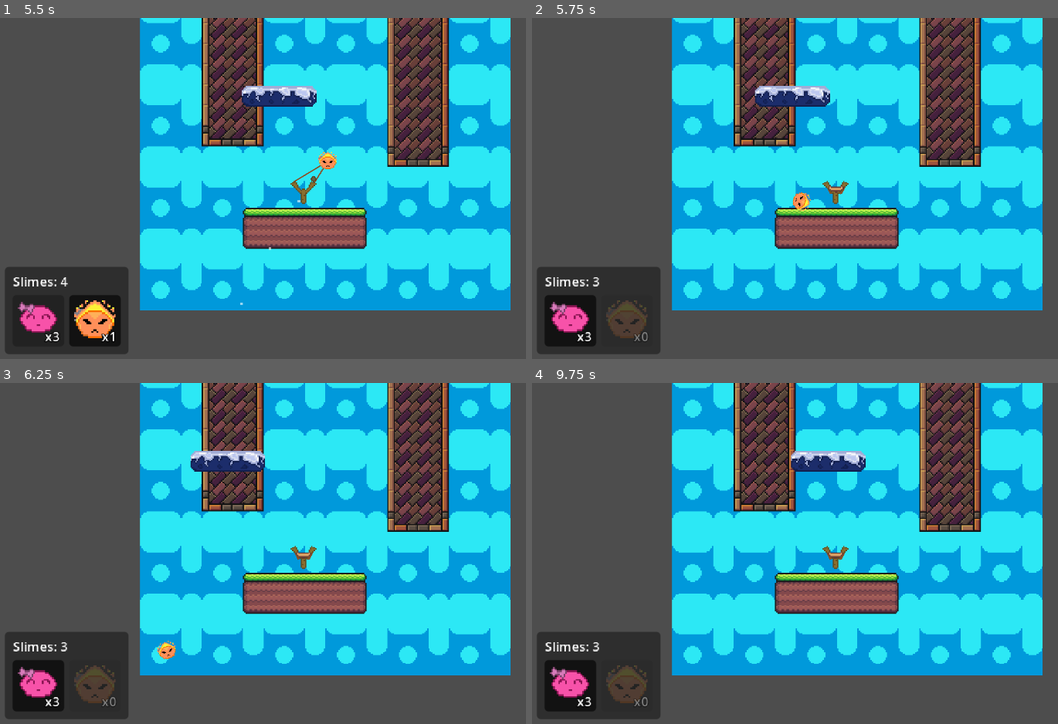
Above: before the commit, frames 1-4 (two rows, left to right).
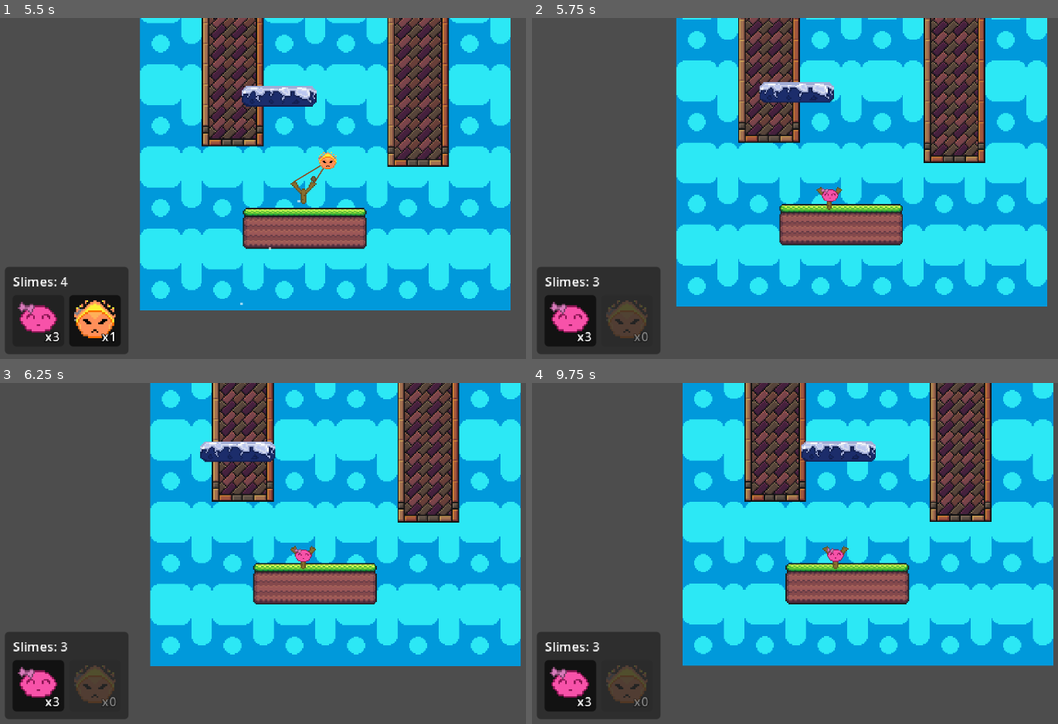
Above: after the commit, the same moments.

Repository: Navarro0k/Slimeterra
Game: Godot game, scene res://Scenes/Levels/Level_1.tscn
Two runs of this game, one before a commit and one after it. Both use one fixed random seed, a clock stepped at 60 frames per second and the inputs below. This scene is started directly instead of the project's main scene.
Inputs (mouse positions are in pixels of both pictures, inside the frame that each line leads up to):
- Up to frame 1 (5.5 s): click "x3" at 0.5 s; click "x1" at 1.25 s; click "x3" at 2 s; click "x1" at 2.75 s; click "x3" at 3.5 s; click "x1" at 4.25 s; tap Enter at 5 s; drag from (305, 191) to (362, 113) at 5.02 s
- Up to frame 2 (5.75 s): no input
- Up to frame 3 (6.25 s): drag from (178, 573) to (305, 556) at 5.77 s
- Up to frame 4 (9.75 s): move the mouse to (894, 478) at 6.52 s; tap 1 at 6.6, 8.1, 9.6 s; click (894, 478) at 6.67 s; drag from (805, 625) to (647, 505) at 7.27 s; move the mouse to (1021, 608) at 8.02 s; click (1021, 608) at 8.17 s; drag from (647, 505) to (837, 556) at 8.77 s; move the mouse to (868, 556) at 9.52 s; click (868, 556) at 9.67 s

Frame 1 is identical in both runs. In frame 2, 20% of the frame differs, in the area x 26-98%, y 0-86%; in frame 3, 34%; in frame 4, 36%, in the area x 26-100%, y 0-86%.

Commit message:
add Camera | Fix slimefire

Diff:
--- a/Scenes/Levels/Level_1.tscn
+++ b/Scenes/Levels/Level_1.tscn
@@ -4,7 +4,8 @@
 [ext_resource type="Texture2D" uid="uid://k7fpccgr3tow" path="res://Assets/Tilemaps/Nature Platformer Tileset RottingPixels/nature-paltformer-tileset-16x16.png" id="2_87l2y"]
 [ext_resource type="PackedScene" uid="uid://ckg85fsv6f1hf" path="res://Scenes/Slingshoot.tscn" id="3_qpfou"]
 [ext_resource type="PackedScene" uid="uid://db2i0ydt32t44" path="res://Scenes/Plattaform.tscn" id="4_87l2y"]
-[ext_resource type="Script" uid="uid://wpjhvqwgdlqn" path="res://Scripts/level.gd" id="5_level"]
+[ext_resource type="Script" path="res://Scripts/level.gd" id="5_level"]
+[ext_resource type="Script" path="res://Scripts/camara_seguimiento.gd" id="9_cam"]
 [ext_resource type="PackedScene" path="res://Scenes/UI/SlimeSelectorUI.tscn" id="8_ui"]
 
 [sub_resource type="TileSetAtlasSource" id="TileSetAtlasSource_ybqp2"]
@@ -3094,4 +3095,7 @@
 distance = 100.0
 travel_time = 5.0
 
-[node name="SlimeSelectorUI" parent="." unique_id=1595419692 instance=ExtResource("8_ui")]
+[node name="SlimeSelectorUI" parent="." instance=ExtResource("8_ui")]
+
+[node name="Camara" type="Camera2D" parent="."]
+script = ExtResource("9_cam")
--- a/Scenes/Slingshoot.tscn
+++ b/Scenes/Slingshoot.tscn
@@ -45,6 +45,4 @@
 [node name="Sprite2D" type="Sprite2D" parent="Holder" unique_id=1713362262]
 texture = ExtResource("3_6d2l2")
 
-[node name="Camera2D" type="Camera2D" parent="." unique_id=1780070757]
-
 [connection signal="input_event" from="Holder" to="." method="_on_holder_input_event"]
--- /dev/null
+++ b/Scripts/camara_seguimiento.gd
@@ -0,0 +1,25 @@
+class_name CamaraSeguimiento
+extends Camera2D
+## Cámara del nivel: sigue a un nodo con suavizado exponencial (independiente del framerate).
+## Cambiar de objetivo NO teletransporta la cámara: se desliza hacia el nuevo.
+
+## Mayor = sigue más pegada al objetivo; menor = más suave y con más retraso.
+@export_range(0.5, 30.0, 0.5) var suavizado: float = 6.0
+## Desplazamiento fijo respecto al objetivo (por ejemplo para dejar más espacio hacia adelante).
+@export var desplazamiento: Vector2 = Vector2.ZERO
+
+var _objetivo: Node2D
+
+## Pasa a seguir a `objetivo`. Con `instantaneo` la cámara salta ahí (útil al iniciar el nivel).
+func seguir(objetivo: Node2D, instantaneo: bool = false) -> void:
+	_objetivo = objetivo
+	if instantaneo and is_instance_valid(_objetivo):
+		global_position = _objetivo.global_position + desplazamiento
+
+func _process(delta: float) -> void:
+	# Si el objetivo se liberó (slime que se pegó o cayó) la cámara se queda quieta
+	# hasta que el nivel le asigne uno nuevo.
+	if _objetivo == null or not is_instance_valid(_objetivo):
+		return
+	var destino := _objetivo.global_position + desplazamiento
+	global_position = global_position.lerp(destino, 1.0 - exp(-suavizado * delta))
--- a/Scripts/level.gd
+++ b/Scripts/level.gd
@@ -11,6 +11,7 @@
 
 @onready var slingshoot: Node2D = $Slingshoot
 @onready var ui: SlimeSelectorUI = $SlimeSelectorUI
+@onready var camara: CamaraSeguimiento = $Camara
 
 func _ready() -> void:
 	# Resortera -> UI: cambió la munición o la selección.
@@ -19,12 +20,21 @@
 	ui.slime_elegido.connect(slingshoot.seleccionar)
 	# Resortera -> Nivel: ya no queda munición.
 	slingshoot.sin_municion.connect(_on_sin_municion)
+	# Resortera -> Cámara: sigue al slime en vuelo y vuelve a la resortera al recargar.
+	slingshoot.slime_lanzado.connect(camara.seguir)
+	slingshoot.slime_cargado.connect(_on_slime_cargado)
 
 	# Mismo diccionario para los dos. Primero la UI (crea los slots) y luego la
 	# resortera (emite inventario_cambiado y la UI se rellena).
 	ui.configurar(slimes_nivel)
 	slingshoot.configurar(slimes_nivel)
 
+	# La cámara arranca ya sobre la resortera (sin paneo inicial).
+	camara.seguir(slingshoot, true)
+
+func _on_slime_cargado(_slime: Node2D) -> void:
+	camara.seguir(slingshoot)
+
 func _on_sin_municion() -> void:
+	camara.seguir(slingshoot)
 	# Punto de enganche para derrota / reinicio del nivel.
-	pass
--- a/Scripts/slime.gd
+++ b/Scripts/slime.gd
@@ -2,6 +2,8 @@
 
 @export var metodo: SolverNumerico.Metodo = SolverNumerico.Metodo.RK4
 @export var tipo_slime: String = "base" # Opciones: "base" o "fuego"
+## Margen (px) extra alrededor del slime para considerar que "toca" un bloque rompible.
+@export var margen_quema: float = 2.0
 ## Segundos máximos en vuelo. Si no choca con nada (cae al vacío) se descarta y el turno termina.
 @export var tiempo_vuelo_max: float = 8.0
 
@@ -20,6 +22,9 @@
 var volando: bool = false
 var ya_choco: bool = false
 var _tiempo_vuelo: float = 0.0
+## El slime de fuego quema (rompe) todo bloque rompible que toca mientras vuela.
+var _quema_bloques: bool = false
+var _radio: float = 7.0
 
 # --- Colisiones y área de respeto -------------------------------------------
 var _capa_original: int
@@ -33,6 +38,12 @@
 	max_contacts_reported = 3
 	body_entered.connect(_on_body_entered)
 
+	_quema_bloques = tipo_slime == "fuego"
+	var circulo := forma_colision.shape as CircleShape2D
+	if circulo != null:
+		var escala := forma_colision.global_scale
+		_radio = circulo.radius * maxf(absf(escala.x), absf(escala.y))
+
 	_capa_original = collision_layer
 	_mascara_original = collision_mask
 
@@ -48,6 +59,11 @@
 		if _tiempo_vuelo >= tiempo_vuelo_max:
 			_descartar()
 			return
+
+	# Se quema ANTES de que la física resuelva el choque: así el slime atraviesa
+	# los bloques rompibles en vez de rebotar contra ellos.
+	if _quema_bloques and volando and not ya_choco:
+		_quemar_bloques(delta)
 
 	if _en_respeto:
 		_tiempo_respeto -= delta
@@ -117,6 +133,55 @@
 	v_motor = (r[0] - pos) / dt
 	state.linear_velocity = v_motor
 
+## Rompe todo bloque rompible que el slime toca ahora o tocará en este paso de física.
+## Se evalúa la posición actual y la del siguiente paso para no saltarse bloques a alta velocidad.
+func _quemar_bloques(delta: float) -> void:
+	var radio := _radio + margen_quema
+	_quemar_en(global_position, radio)
+	_quemar_en(global_position + v_motor * delta, radio)
+
+func _quemar_en(centro: Vector2, radio: float) -> void:
+	var forma := CircleShape2D.new()
+	forma.radius = radio
+	var consulta := PhysicsShapeQueryParameters2D.new()
+	consulta.shape = forma
+	consulta.transform = Transform2D(0.0, centro)
+	consulta.collision_mask = _mascara_original
+	consulta.collide_with_bodies = true
+	consulta.collide_with_areas = false
+	var excluidos: Array[RID] = [get_rid()]
+	consulta.exclude = excluidos
+	for choque in get_world_2d().direct_space_state.intersect_shape(consulta, 8):
+		var capa = choque["collider"]
+		if capa is TileMapLayer:
+			_quemar_celdas(capa, centro, radio)
+
+## Borra las celdas rompibles de la capa cuyo rectángulo intersecta el círculo (centro, radio).
+func _quemar_celdas(capa: TileMapLayer, centro: Vector2, radio: float) -> void:
+	var mitad := Vector2(capa.tile_set.tile_size) * 0.5
+	var local := capa.to_local(centro)
+	var celda_min := capa.local_to_map(local - Vector2(radio, radio))
+	var celda_max := capa.local_to_map(local + Vector2(radio, radio))
+	for x in range(celda_min.x, celda_max.x + 1):
+		for y in range(celda_min.y, celda_max.y + 1):
+			var celda := Vector2i(x, y)
+			var datos := capa.get_cell_tile_data(celda)
+			if datos == null or not datos.get_custom_data("rompible_por_fuego"):
+				continue
+			# Distancia del centro del círculo al rectángulo de la celda.
+			var d := (local - capa.map_to_local(celda)).abs() - mitad
+			var fuera := Vector2(maxf(d.x, 0.0), maxf(d.y, 0.0)).length()
+			if fuera <= radio:
+				capa.erase_cell(celda)
+
+## Se pega a la superficie (tile o plataforma). La honda se encarga de moverse y recargar.
+func _pegarse(superficie: Node) -> void:
+	ya_choco = true
+	volando = false
+	set_deferred("freeze", true)
+	slime_pegado.emit(global_position, superficie)
+	queue_free()
+
 func _on_body_entered(body):
 	if ya_choco or _en_respeto: return
 
@@ -124,6 +189,11 @@
 	# CASO 1: Colisión con un TileMap
 	# -------------------------------------------------------------
 	if body.has_method("local_to_map"):
+		# Red de seguridad: si algo rompible llegó a chocar, se quema (diferido: estamos
+		# dentro de un callback de colisión).
+		if _quema_bloques:
+			_quemar_en.call_deferred(global_position, _radio + margen_quema)
+
 		var direccion = v_motor.normalized()
 		if direccion == Vector2.ZERO:
 			direccion = linear_velocity.normalized()
@@ -143,47 +213,23 @@
 
 			for vecino in vecinos:
 				var data_vecino = body.get_cell_tile_data(vecino)
-				if data_vecino:
-					var es_tile_pegajoso = data_vecino.get_custom_data("es_pegajoso")
-					var es_rompible = data_vecino.get_custom_data("rompible_por_fuego")
-
-					if (tipo_slime == "fuego" and es_rompible) or (tipo_slime == "base" and es_tile_pegajoso):
-						cell_pos = vecino
-						tile_data = data_vecino
-						break
-
-		if tile_data:
-			if tipo_slime == "fuego" and tile_data.get_custom_data("rompible_por_fuego"):
-				body.erase_cell(cell_pos)
-				ya_choco = true
-				volando = false
-				turno_terminado.emit()
-				queue_free()
-
-			elif tipo_slime == "base" and tile_data.get_custom_data("es_pegajoso"):
-				ya_choco = true
-				volando = false
-				set_deferred("freeze", true)
-				slime_pegado.emit(global_position, null)
-				queue_free()
+				if data_vecino and data_vecino.get_custom_data("es_pegajoso"):
+					cell_pos = vecino
+					tile_data = data_vecino
+					break
+
+		# Ambos tipos de slime (base y fuego) se pegan a los tiles pegajosos.
+		if tile_data and tile_data.get_custom_data("es_pegajoso"):
+			_pegarse(null)
 
 	# -------------------------------------------------------------
 	# CASO 2: Colisión con una Escena Independiente (Ej. Plataforma Móvil)
 	# -------------------------------------------------------------
 	else:
-		if tipo_slime != "base":
-			return
 		var superficie := _buscar_superficie_pegajosa(body)
 		if superficie == null:
 			return
-
-		ya_choco = true
-		volando = false
-		set_deferred("freeze", true)
-		# UNA sola señal (igual que los tiles). La honda se encarga de moverse
-		# a la plataforma y cargar el siguiente slime.
-		slime_pegado.emit(global_position, superficie)
-		queue_free()
+		_pegarse(superficie)
 
 
 ## Sube por la jerarquía buscando el nodo que tenga la variable o el grupo,
--- a/Scripts/slingshoot.gd
+++ b/Scripts/slingshoot.gd
@@ -6,6 +6,10 @@
 signal inventario_cambiado(inventario: Array, indice_seleccionado: int)
 ## Se emite cuando ya no queda ningún slime (ni en vuelo) para cargar.
 signal sin_municion
+## Se emite al soltar un slime: lo usa el nivel para que la cámara lo siga.
+signal slime_lanzado(slime: Node2D)
+## Se emite cuando hay un slime listo en la resortera (la cámara vuelve a ella).
+signal slime_cargado(slime: Node2D)
 
 @export var multiplicador_fuerza: float = 15.0
 @export var max_stretch: float = 30.0
@@ -171,6 +175,7 @@
 		slime_actual.preparar()
 	else:
 		slime_actual.freeze = true
+	slime_cargado.emit(slime_actual)
 
 ## Quita el slime cargado (sin gastarlo) para poder cambiarlo por otro.
 func _quitar_slime_cargado() -> void:
@@ -262,6 +267,7 @@
 			# Nace sin colisiones y las recupera en cuanto su forma queda libre de sólidos.
 			slime_actual.lanzar(vector_disparo * multiplicador_fuerza, tiempo_respeto)
 
+		slime_lanzado.emit(slime_actual)
 		slime_actual = null
 
 		# El disparo gasta una unidad del tipo seleccionado.
Not shown, added: Scripts/camara_seguimiento.gd.uid
